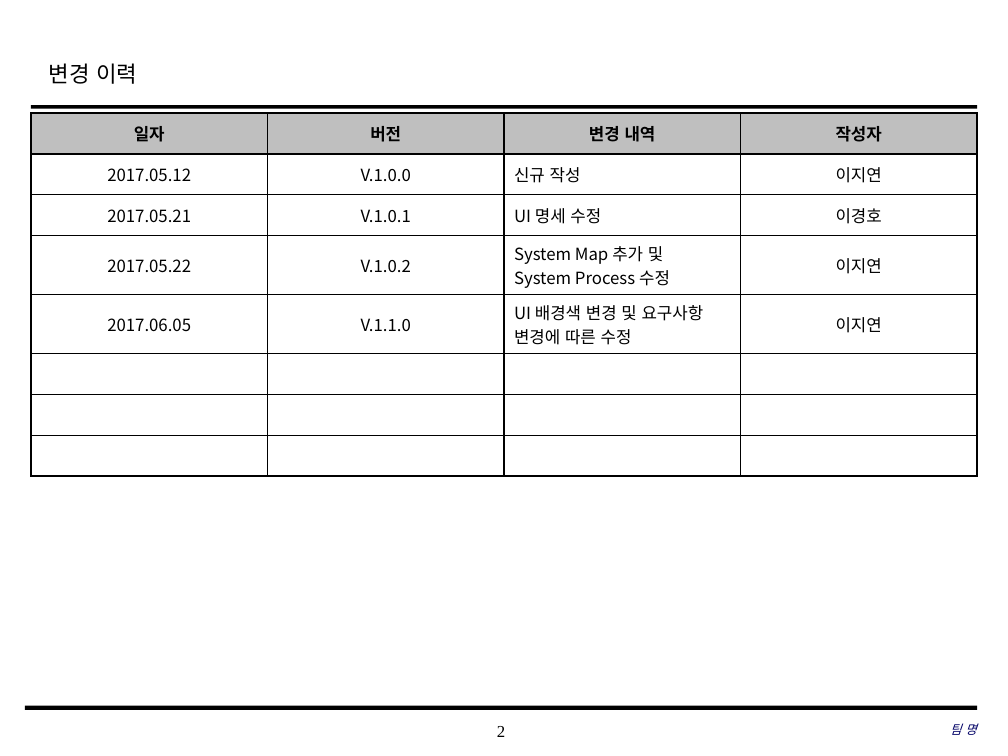
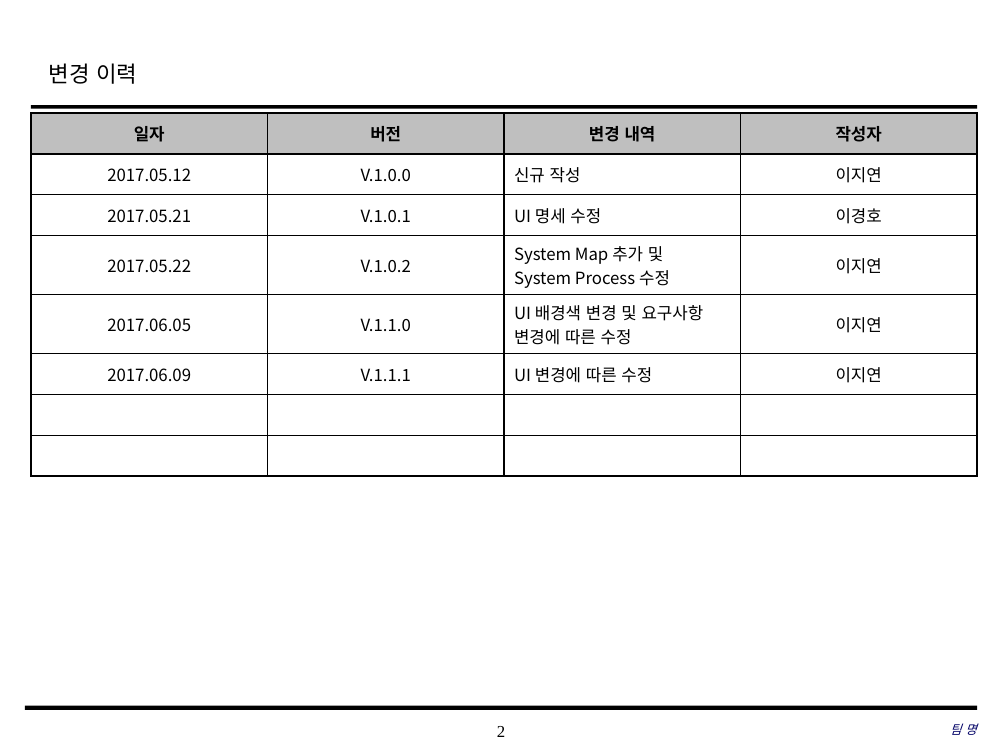
Before and after one commit to SE-admin/SE2017_5_mixharmony, a slide deck: slide 2 of doc/3_ 설계서/UI Design_05_penta.pptx. Drawn at 1008x756 pixels with LibreOffice and Linux fonts; fonts in the diff are those of the drawing; background and template pictures are left out. Boxes give left, top, right and bottom in pixels: in the first picture for what was removed or moved away, otherwise in the second. Text is boxed around its words. In the diff, an @@ line names an element or a change of style, - is before the commit and + after.

Commit message:
#716/ To do List 중요도 별도표시 기능 - UI 명세 수정 #723/ 과목 중요도 별도표시 기능 - UI 명세 수정

```diff
--- a/doc/3_ 설계서/UI Design_05_penta.pptx
+++ b/doc/3_ 설계서/UI Design_05_penta.pptx
@@ table at (x1=31, y1=113, x2=979, y2=459) @@
+row 6: 2017.06.09 | V.1.1.1 | UI 변경에 따른 수정 | 이지연
-row 8:  |  |  | 
```
Also in this commit, not shown: 34 other slides changed.
